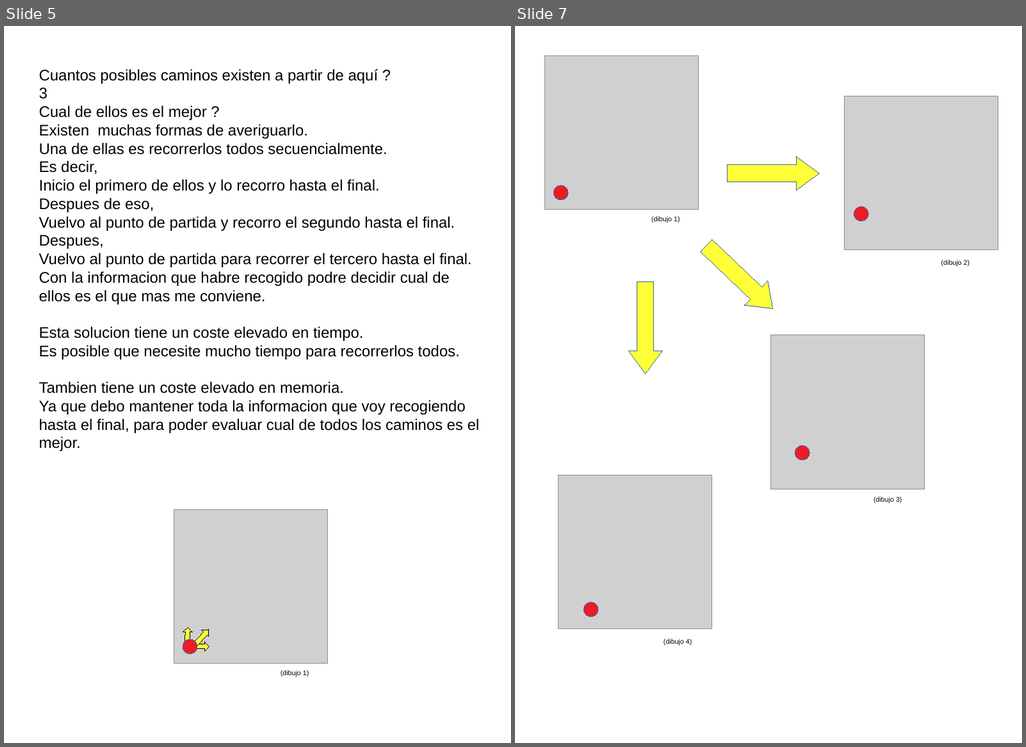
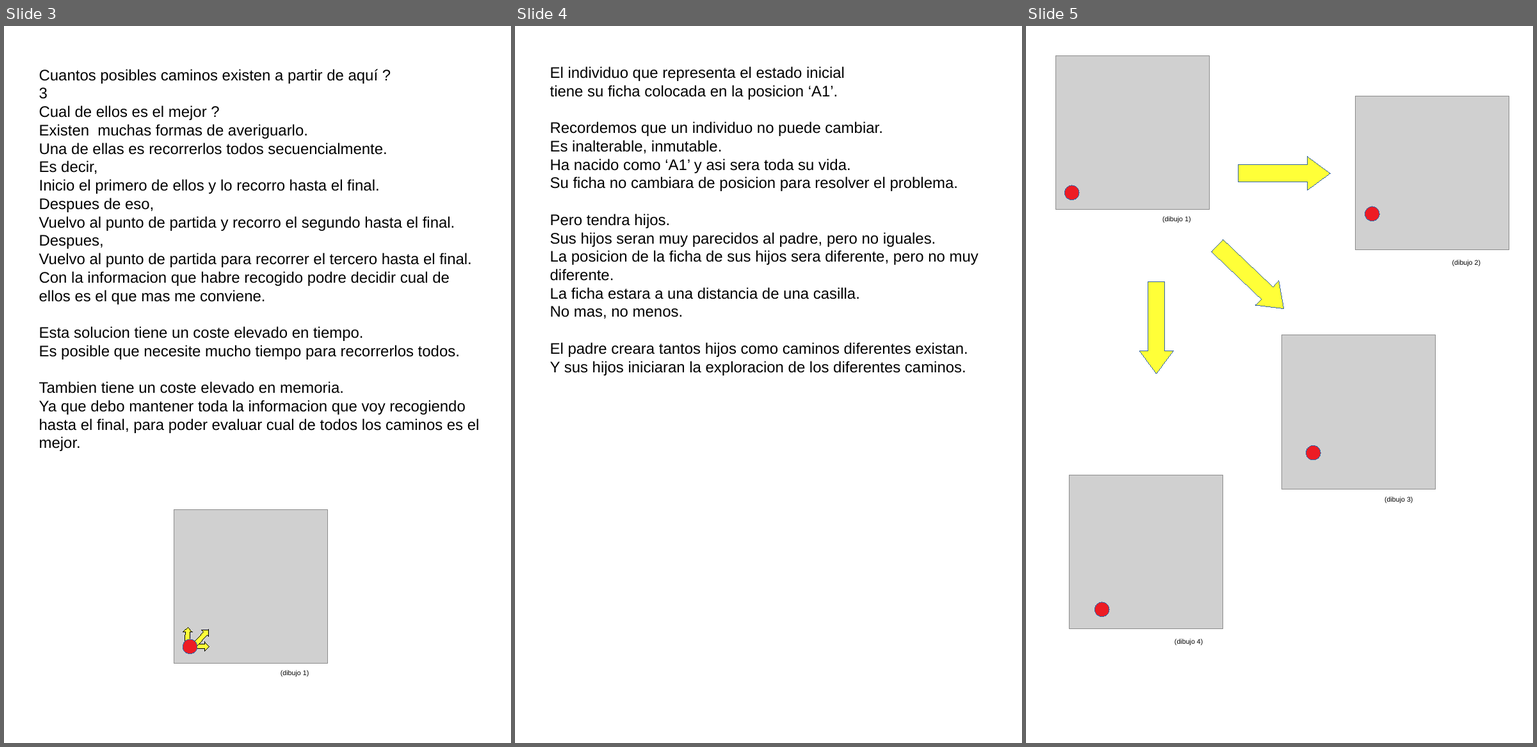
Before and after one commit to fabhrius/La-Cosa, a slide deck: potencia.odp. Shown side by side, each under a label of ours: slides 5 and 7 before the commit, slides 3, 4 and 5 after it; the slides between them are not shown. The pictures are 1026x747 and 1537x747 pixels, drawn with LibreOffice and Linux fonts; fonts in the diff are those of the drawing; grey boxes stand for pictures. Boxes give left, top, right and bottom in pixels: in the first picture for what was removed or moved away, otherwise in the second. Text is boxed around its words. In the diff, an @@ line names an element or a change of style, - is before the commit and + after.

```diff
--- a/potencia.odp
+++ b/potencia.odp
@@ slide 4 added at bbox=[515, 26, 1022, 743], background #FFFFFF @@
@@ text added at bbox=[550, 66, 978, 375], 18 pt, text #000000 @@
+El individuo que representa el estado inicial
+tiene su ficha colocada en la posicion ‘A1’.
+Recordemos que un individuo no puede cambiar.
+Es inalterable, inmutable.
+Ha nacido como ‘A1’ y asi sera toda su vida.
+Su ficha no cambiara de posicion para resolver el problema.
+Pero tendra hijos.
+Sus hijos seran muy parecidos al padre, pero no iguales.
+La posicion de la ficha de sus hijos sera diferente, pero no muy diferente.
+La ficha estara a una distancia de una casilla.
+No mas, no menos.
+El padre creara tantos hijos como caminos diferentes existan.
+Y sus hijos iniciaran la exploracion de los diferentes caminos.
@@ what was slide 5 is now slide 3 @@
@@ what was slide 7 is now slide 5 @@
```
Also in this commit, not shown: 1 slide removed.
